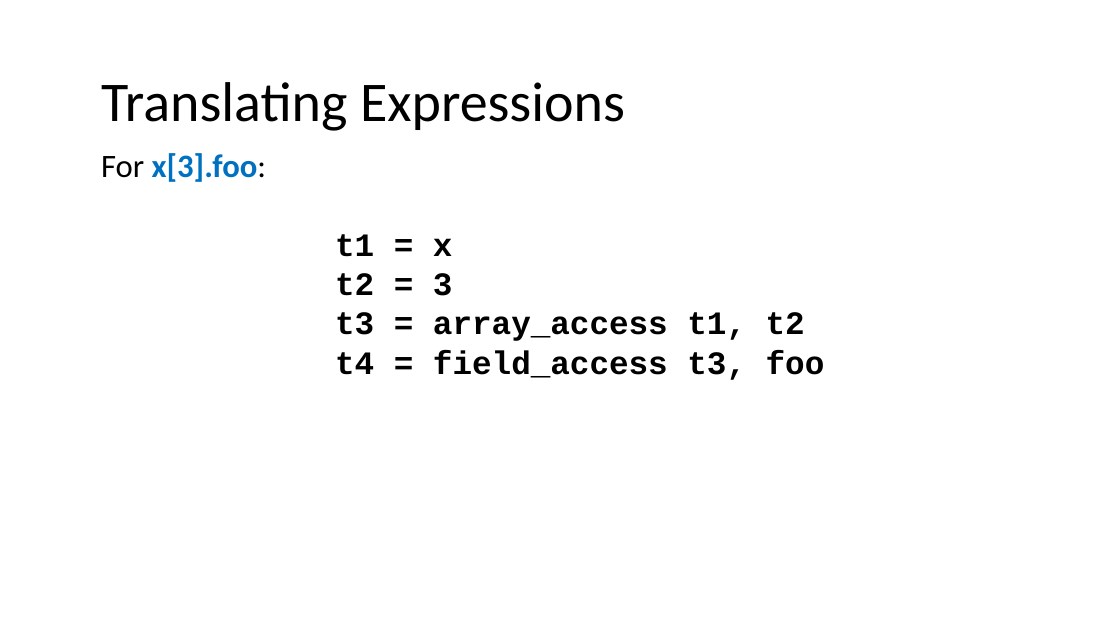
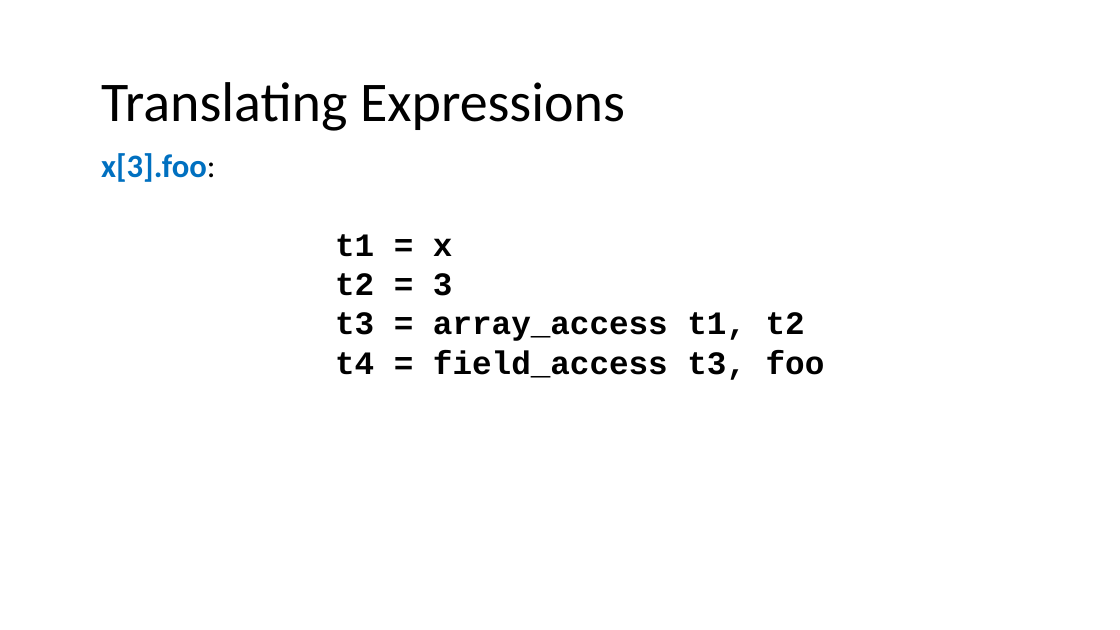
Before and after one commit to nivshani/compilation, a slide deck: slide 36 of slides/IR.pptx. Drawn at 1120x630 pixels with LibreOffice and Linux fonts; fonts in the diff are those of the drawing. Boxes give left, top, right and bottom in pixels: in the first picture for what was removed or moved away, otherwise in the second. Text is boxed around its words. In the diff, an @@ line names an element or a change of style, - is before the commit and + after.

```diff
--- a/slides/IR.pptx
+++ b/slides/IR.pptx
@@ text at [101,153,215,182]: text changed @@
-For x[3].foo:
+x[3].foo:
```
Also in this commit, not shown: 21 other slides changed, 1 other file.
